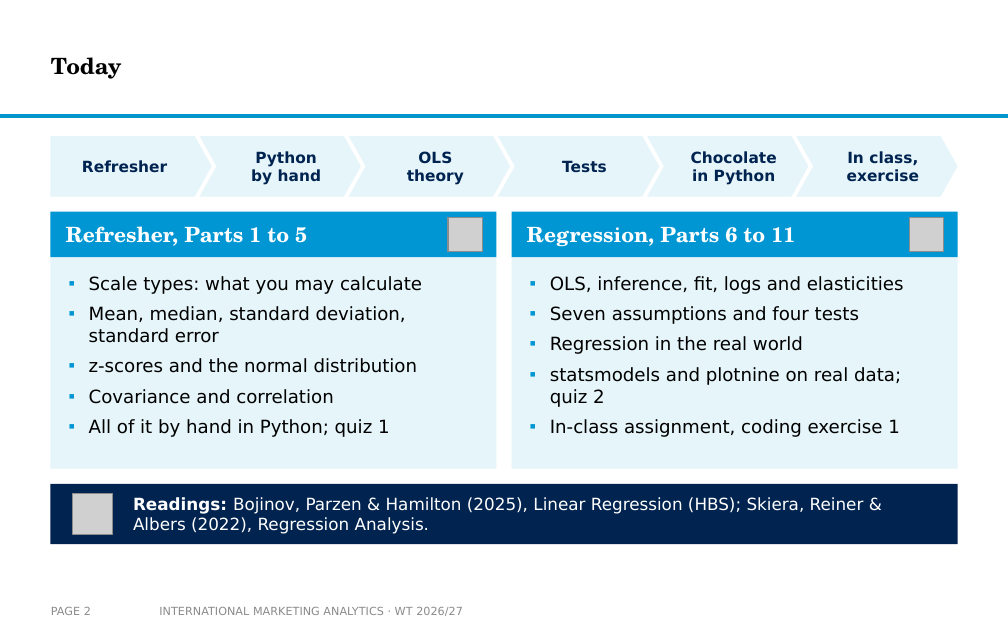
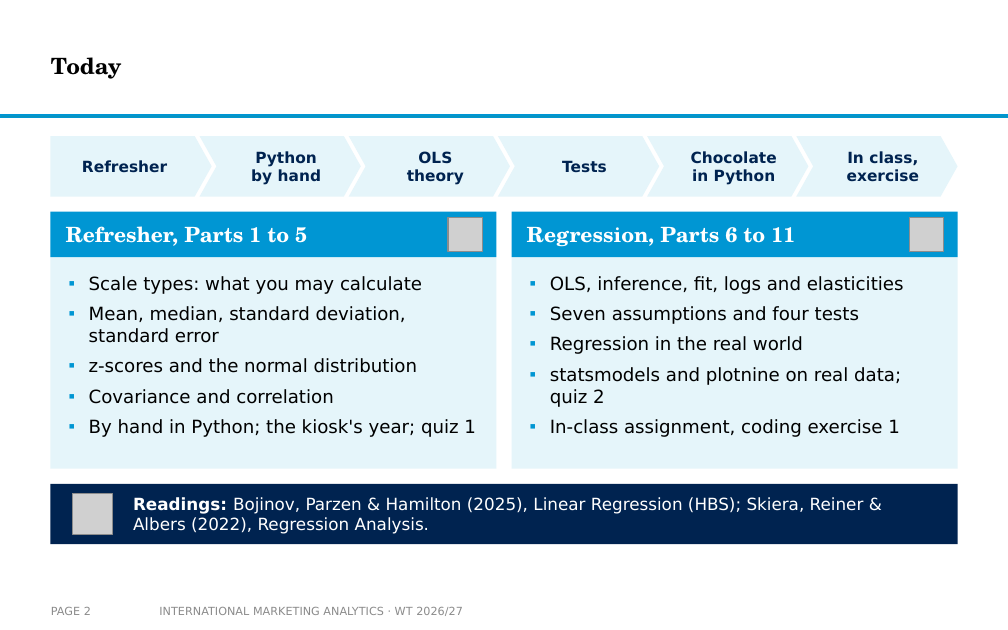
Before and after one commit to arnefloh-wu/international-marketing-analytics-teaching, a slide deck: slide 2 of slides/01b_statistics-and-regression_WT26-27.pptx. Drawn at 1008x630 pixels with LibreOffice and Linux fonts; fonts in the diff are those of the drawing; grey boxes stand for pictures; background and template pictures are left out. Boxes give left, top, right and bottom in pixels: in the first picture for what was removed or moved away, otherwise in the second. Text is boxed around its words. In the diff, an @@ line names an element or a change of style, - is before the commit and + after.

```diff
--- a/slides/01b_statistics-and-regression_WT26-27.pptx
+++ b/slides/01b_statistics-and-regression_WT26-27.pptx
@@ text at [89, 419, 476, 437]: text changed @@
-▪ All of it by hand in Python; quiz 1
+▪ By hand in Python; the kiosk's year; quiz 1
```
Also in this commit, not shown: 5 other slides changed, 4 slides added, 1 slide removed, 6 other files.
